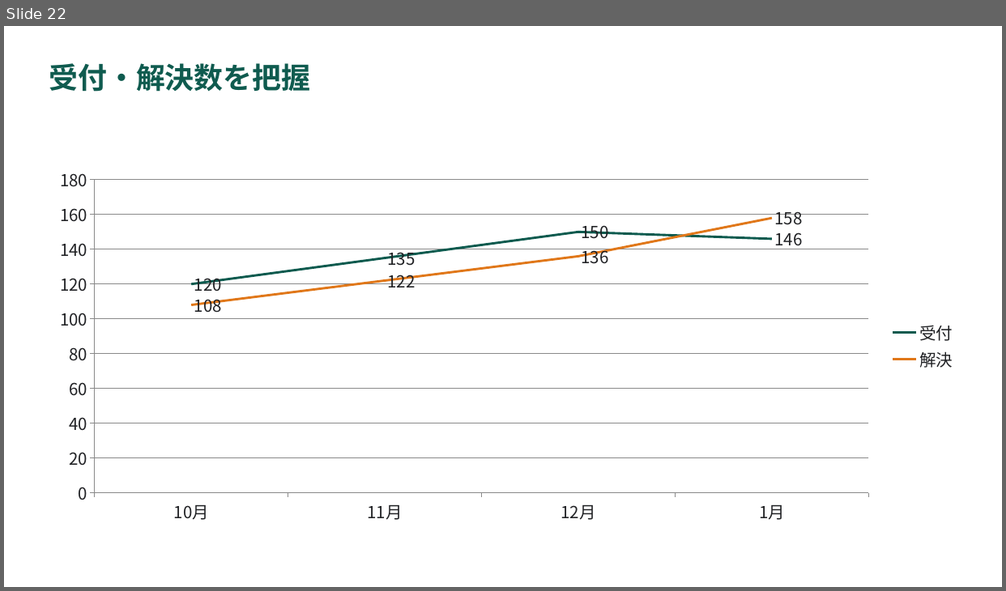
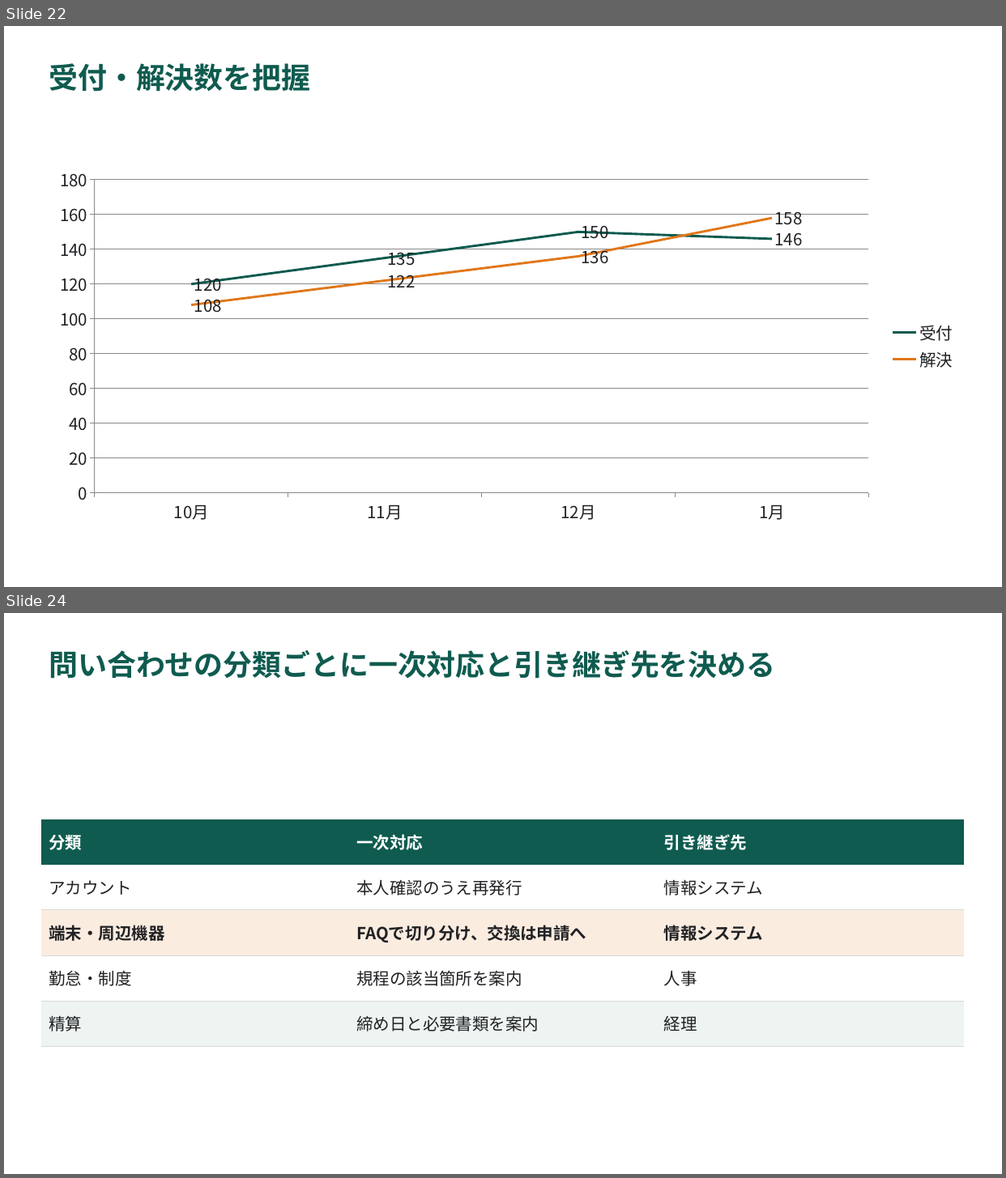
Before and after one commit to YHirano7/Artifacts, a slide deck: skills/pptx-deck/examples/component-gallery/component-gallery.pptx. Shown one above the other, each under a label of ours: slide 22 before the commit, slides 22 and 24 after it; the slides between them are not shown. The pictures are 1006x591 and 1006x1178 pixels, drawn with LibreOffice and Linux fonts; fonts in the diff are those of the drawing. Boxes give left, top, right and bottom in pixels: in the first picture for what was removed or moved away, otherwise in the second. Text is boxed around its words. In the diff, an @@ line names an element or a change of style, - is before the commit and + after.

```diff
--- a/skills/pptx-deck/examples/component-gallery/component-gallery.pptx
+++ b/skills/pptx-deck/examples/component-gallery/component-gallery.pptx
@@ slide 24 added at box(4, 613, 1002, 1174), background #FFFFFF @@
@@ title added at box(49, 650, 775, 679), 28 pt, text #0F5B4F, bold @@
+問い合わせの分類ごとに一次対応と引き継ぎ先を決める
@@ table added at box(41, 820, 965, 1046), 5 rows, 3 columns @@
+分類 | 一次対応 | 引き継ぎ先
+アカウント | 本人確認のうえ再発行 | 情報システム
+端末・周辺機器 | FAQで切り分け、交換は申請へ | 情報システム
+勤怠・制度 | 規程の該当箇所を案内 | 人事
+精算 | 締め日と必要書類を案内 | 経理
```
Also in this commit, not shown: 10 other slides added, 26 other files.
